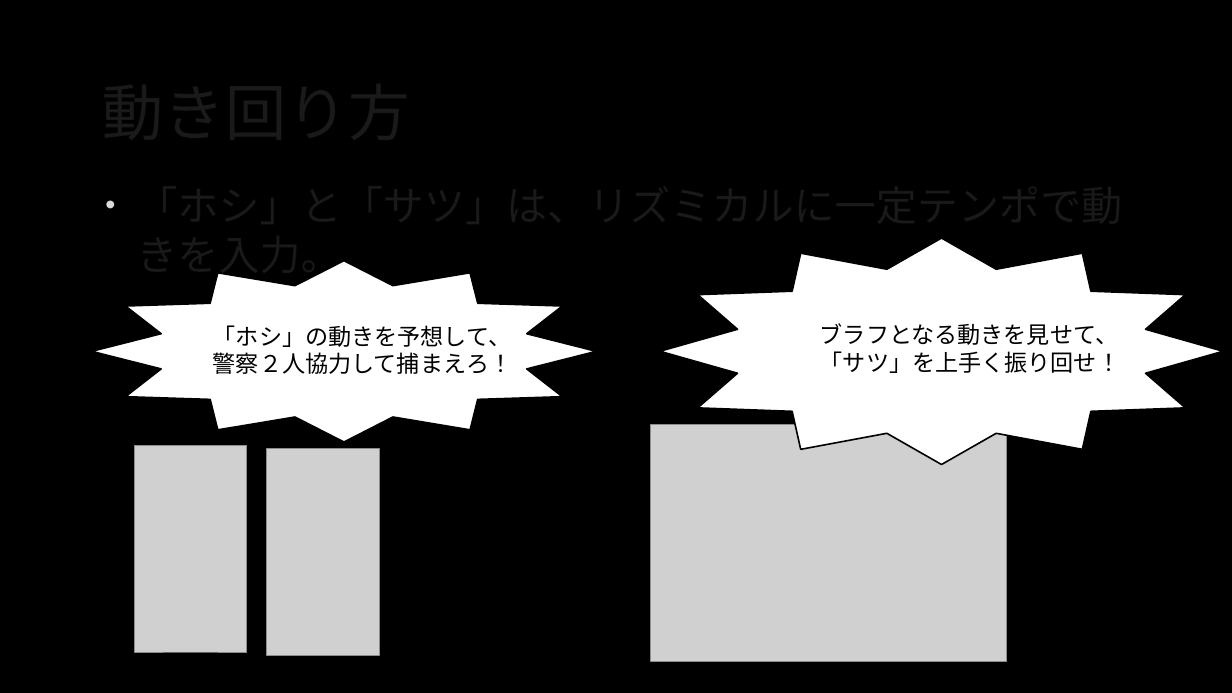
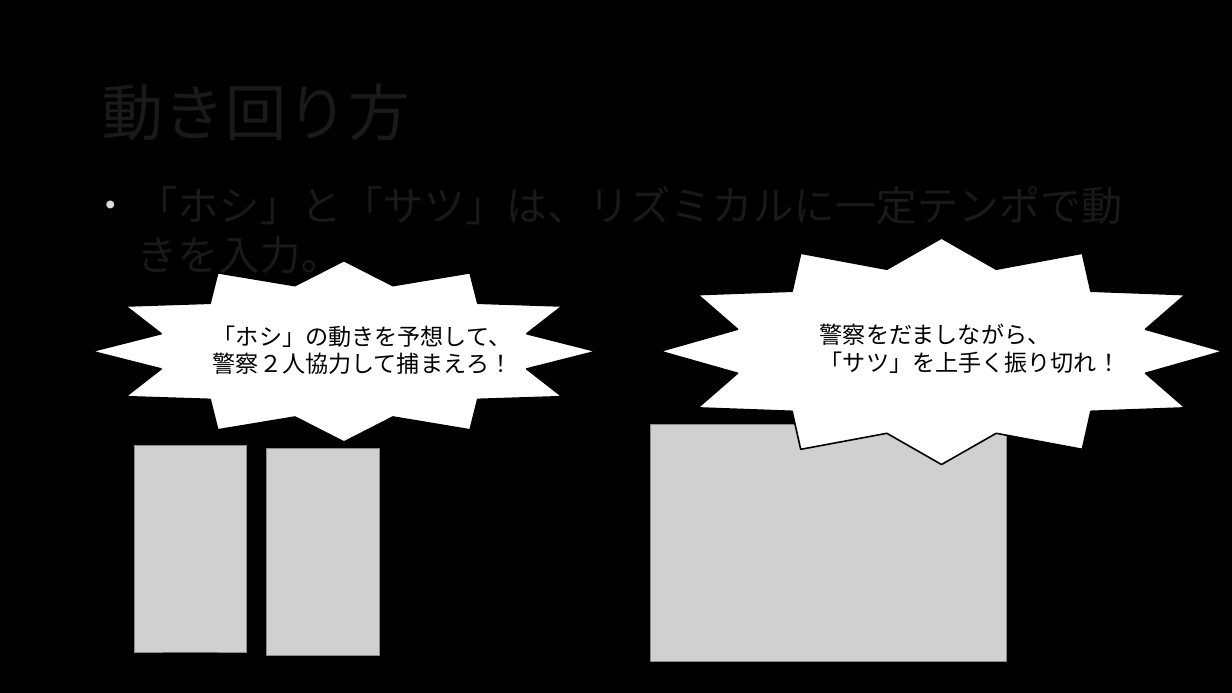
Before and after one commit to takashi1400/dorokeiNakamuraFork, a slide deck: slide 7 of Dorokei/Documents/星を追え!.pptm (slide 6 before the commit). Drawn at 1232x693 pixels with LibreOffice and Linux fonts; fonts in the diff are those of the drawing; grey boxes stand for pictures; background and template pictures are left out. Boxes give left, top, right and bottom in pixels: in the first picture for what was removed or moved away, otherwise in the second. Text is boxed around its words. In the diff, an @@ line names an element or a change of style, - is before the commit and + after.

```diff
--- a/Dorokei/Documents/星を追え!.pptm
+++ b/Dorokei/Documents/星を追え!.pptm
@@ text at (820,323,1120,373): text changed @@
-ブラフとなる動きを見せて、
-「サツ」を上手く振り回せ！
+警察をだましながら、
+「サツ」を上手く振り切れ！
```
Also in this commit, not shown: 4 other slides changed, 9 slides added, 1 slide removed.
